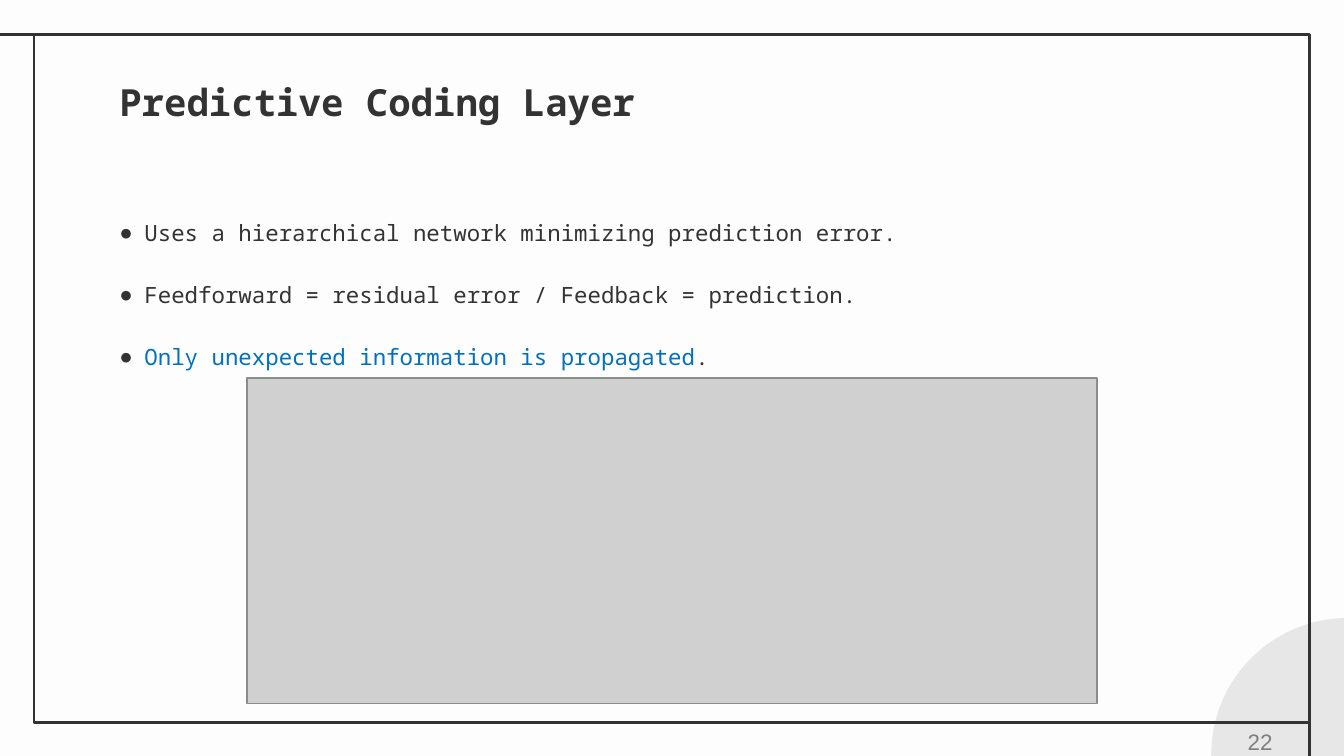
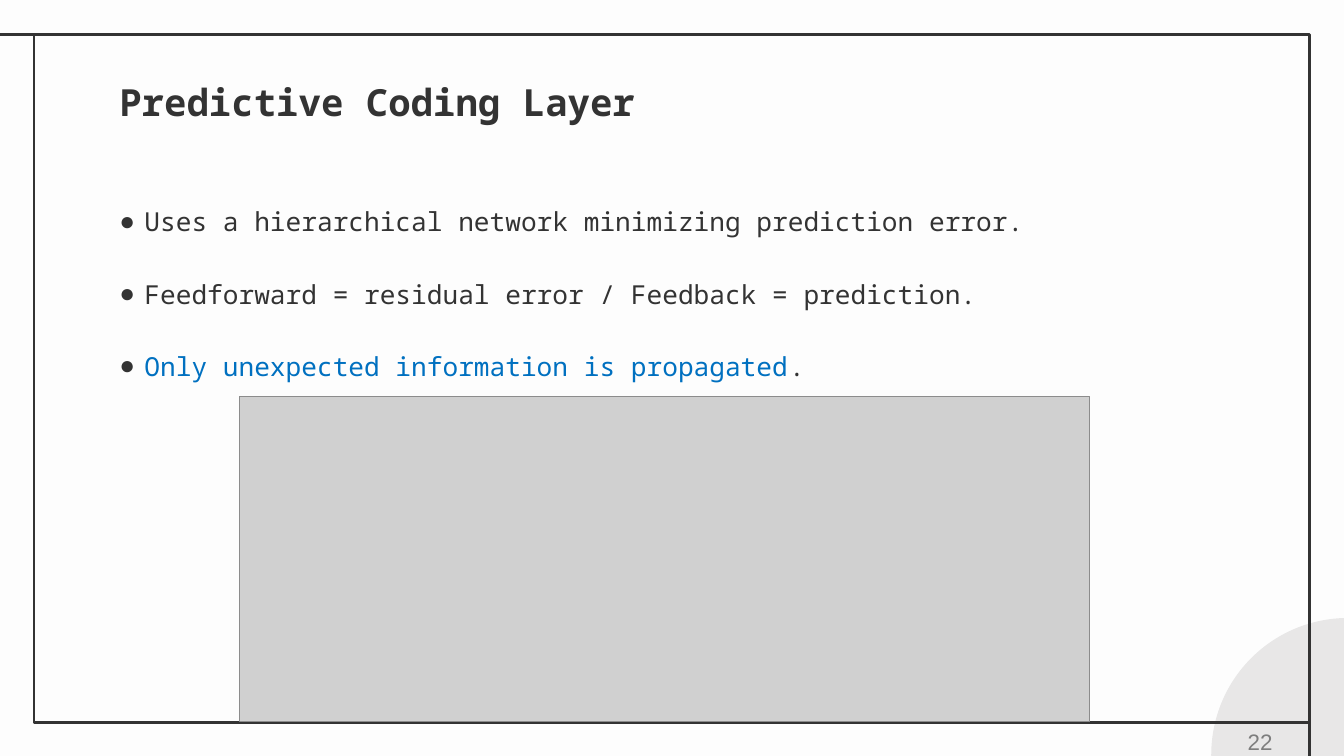
Before and after one commit to alfadi01/presentations, a slide deck: slide 22 of SNACE/snace_27_11_25.pptx. Drawn at 1344x756 pixels with LibreOffice and Linux fonts; fonts in the diff are those of the drawing; grey boxes stand for pictures. Boxes give left, top, right and bottom in pixels: in the first picture for what was removed or moved away, otherwise in the second. Text is boxed around its words. In the diff, an @@ line names an element or a change of style, - is before the commit and + after.

```diff
--- a/SNACE/snace_27_11_25.pptx
+++ b/SNACE/snace_27_11_25.pptx
@@ subtitle "Uses a hierarchical network minimizing ..." moved from (x1=144, y1=224, x2=897, y2=370) to (x1=144, y1=211, x2=1023, y2=383) @@
@@ subtitle "Uses a hierarchical network minimizing ..." at (x1=144, y1=211, x2=1023, y2=383): size 12 to 14 pt @@
@@ picture moved from (x1=247, y1=378, x2=1097, y2=703) to (x1=239, y1=396, x2=1089, y2=722) @@
```
Also in this commit, not shown: 11 other slides changed, 1 slide added.
